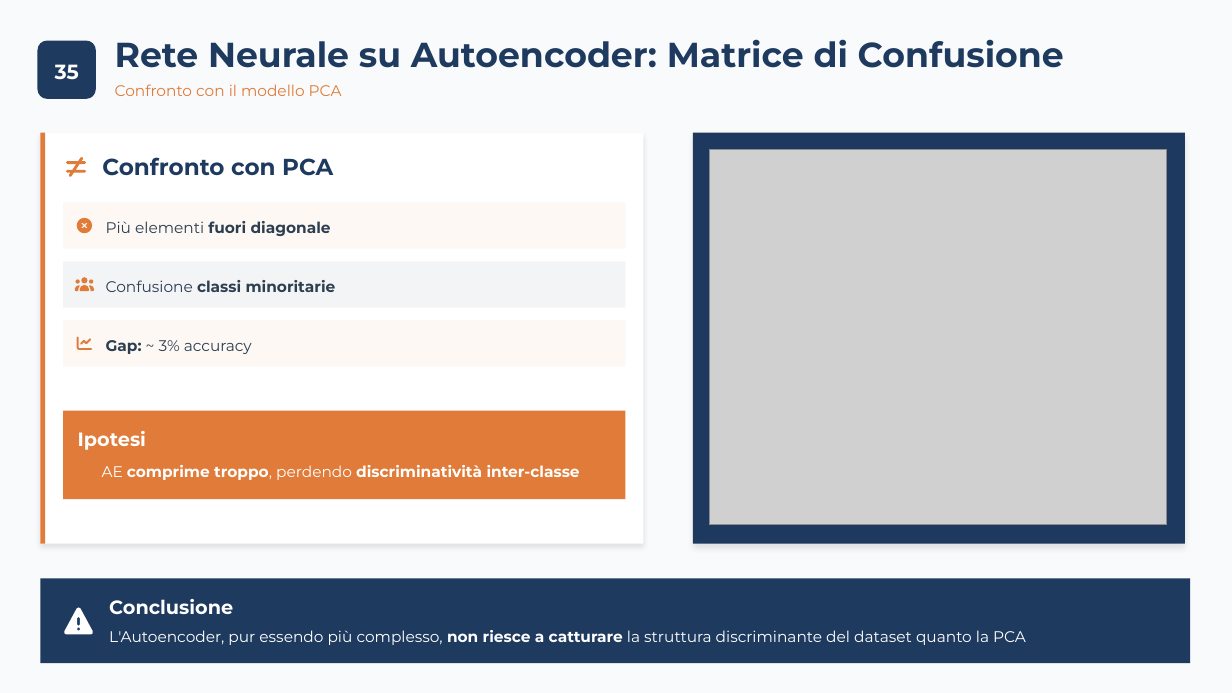
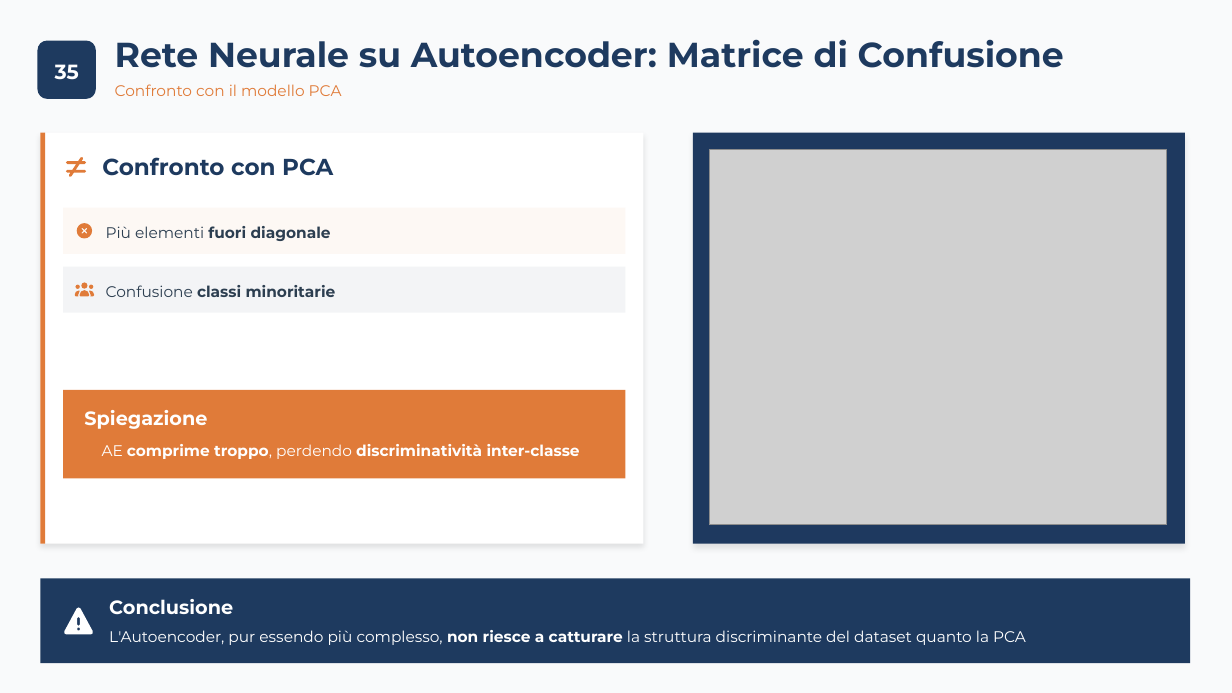
Before and after one commit to carrieroroberto/face-recognition-dimensionality-reduction, a slide deck: slide 37 of results/presentation/Carriero, Leone - Analisi Comparativa per Riduzione Dimensionale, Approccio Lineare e Non-Lineare per Riconoscimento e Verifica Facciale.pptx. Drawn at 1232x693 pixels with LibreOffice and Linux fonts; fonts in the diff are those of the drawing; grey boxes stand for pictures. Boxes give left, top, right and bottom in pixels: in the first picture for what was removed or moved away, otherwise in the second. Text is boxed around its words. In the diff, an @@ line names an element or a change of style, - is before the commit and + after.

```diff
--- a/results/presentation/Carriero, Leone - Analisi Comparativa per Riduzione Dimensionale, Approccio Lineare e Non-Lineare per Riconoscimento e Verifica Facciale.pptx
+++ b/results/presentation/Carriero, Leone - Analisi Comparativa per Riduzione Dimensionale, Approccio Lineare e Non-Lineare per Riconoscimento e Verifica Facciale.pptx
@@ 4 freeform shapes, 2 texts: place and size @@
-4 freeform shapes, 2 texts at (63, 202, 625, 308)
+4 freeform shapes, 2 texts at (63, 208, 625, 312)
@@ freeform shape removed at (63, 321, 625, 367) @@
@@ freeform shape removed at (77, 335, 92, 351) @@
@@ text removed at (106, 340, 252, 354) @@
-Gap: ~ 3% accuracy
@@ freeform shape: place and size @@
-freeform shape at (63, 410, 625, 499)
+freeform shape at (63, 390, 625, 479)
@@ text at (84, 410, 207, 429): text changed @@
-Ipotesi
+Spiegazione
@@ text "AE comprime troppo, perdendo discriminatività ...": place and size @@
-text "AE comprime troppo, perdendo discriminatività ..." at (102, 465, 580, 480)
+text "AE comprime troppo, perdendo discriminatività ..." at (102, 444, 580, 459)
```
Also in this commit, not shown: 31 other slides changed, 2 other files.
